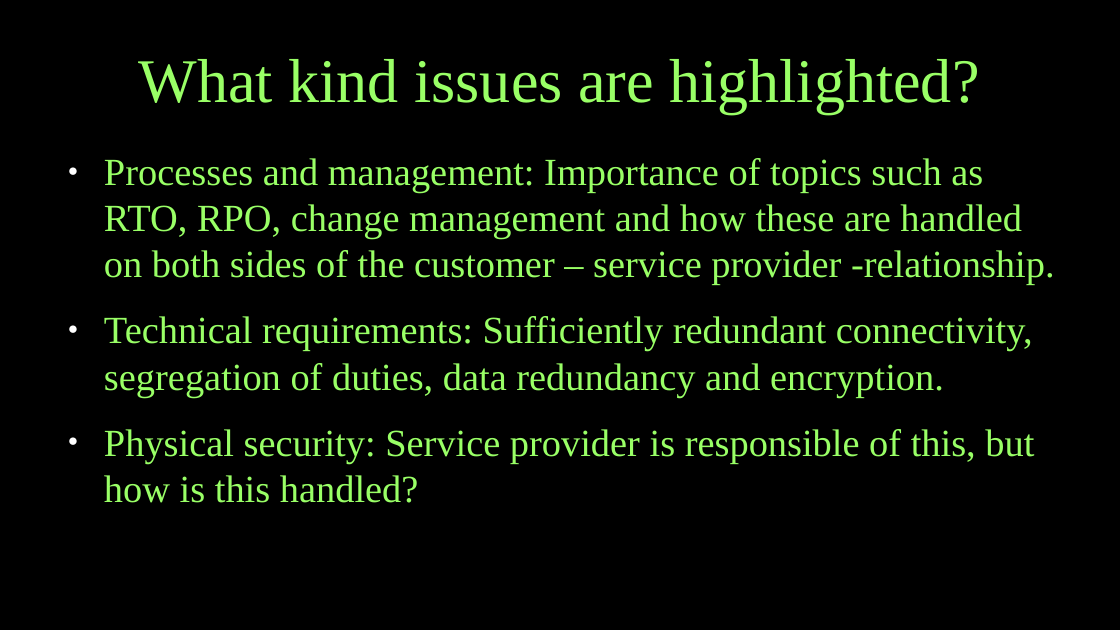
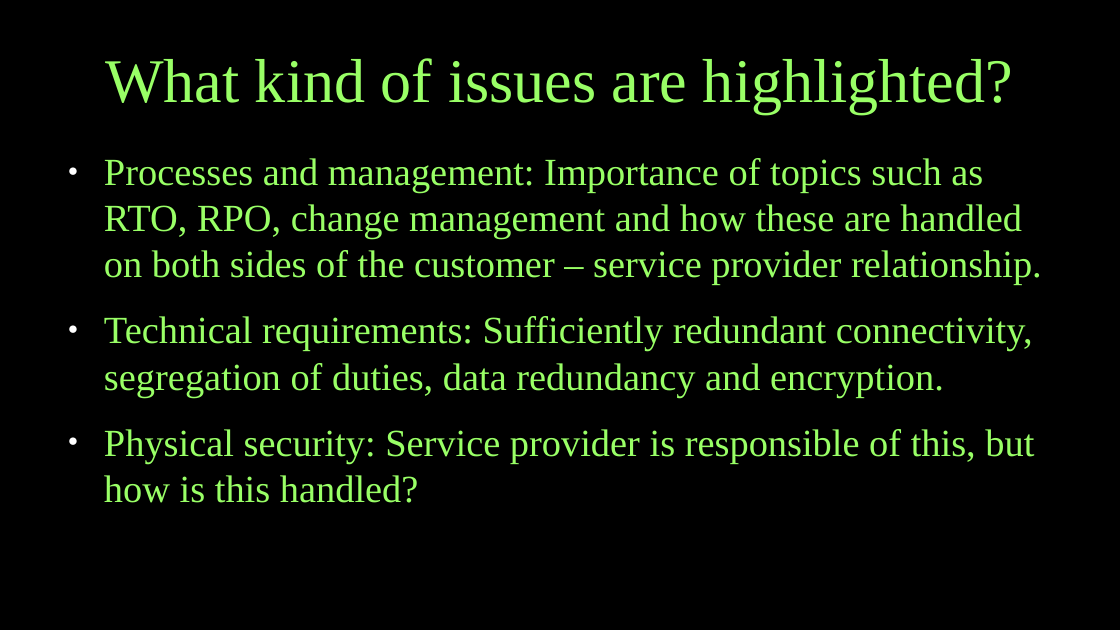
Before and after one commit to kissavideot/thesis, a slide deck: slide 5 of thesis_seminar.odp. Drawn at 1120x630 pixels with LibreOffice and Linux fonts; fonts in the diff are those of the drawing. Boxes give left, top, right and bottom in pixels: in the first picture for what was removed or moved away, otherwise in the second. Text is boxed around its words. In the diff, an @@ line names an element or a change of style, - is before the commit and + after.

```diff
--- a/thesis_seminar.odp
+++ b/thesis_seminar.odp
@@ title at <box>105,58,1013,114</box>: text changed @@
-What kind issues are highlighted?
+What kind of issues are highlighted?
@@ text at <box>104,158,1042,286</box>: text changed @@
-● Processes and management: Importance of topics such as RTO, RPO, change management and how these are handled on both sides of the customer – service provider -relationship.
+● Processes and management: Importance of topics such as RTO, RPO, change management and how these are handled on both sides of the customer – service provider relationship.
```
Also in this commit, not shown: 2 other slides changed, 1 other file.
